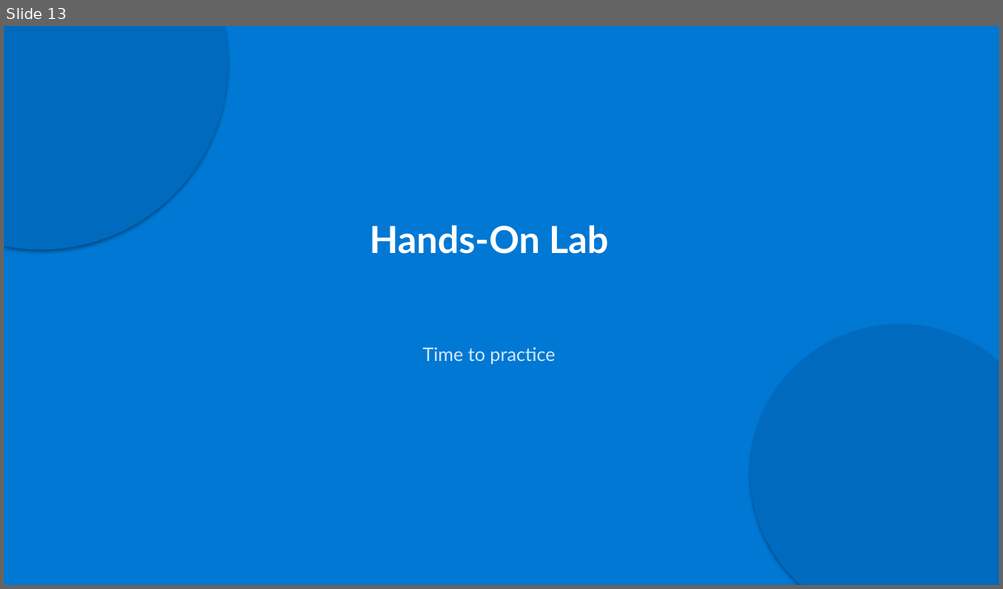
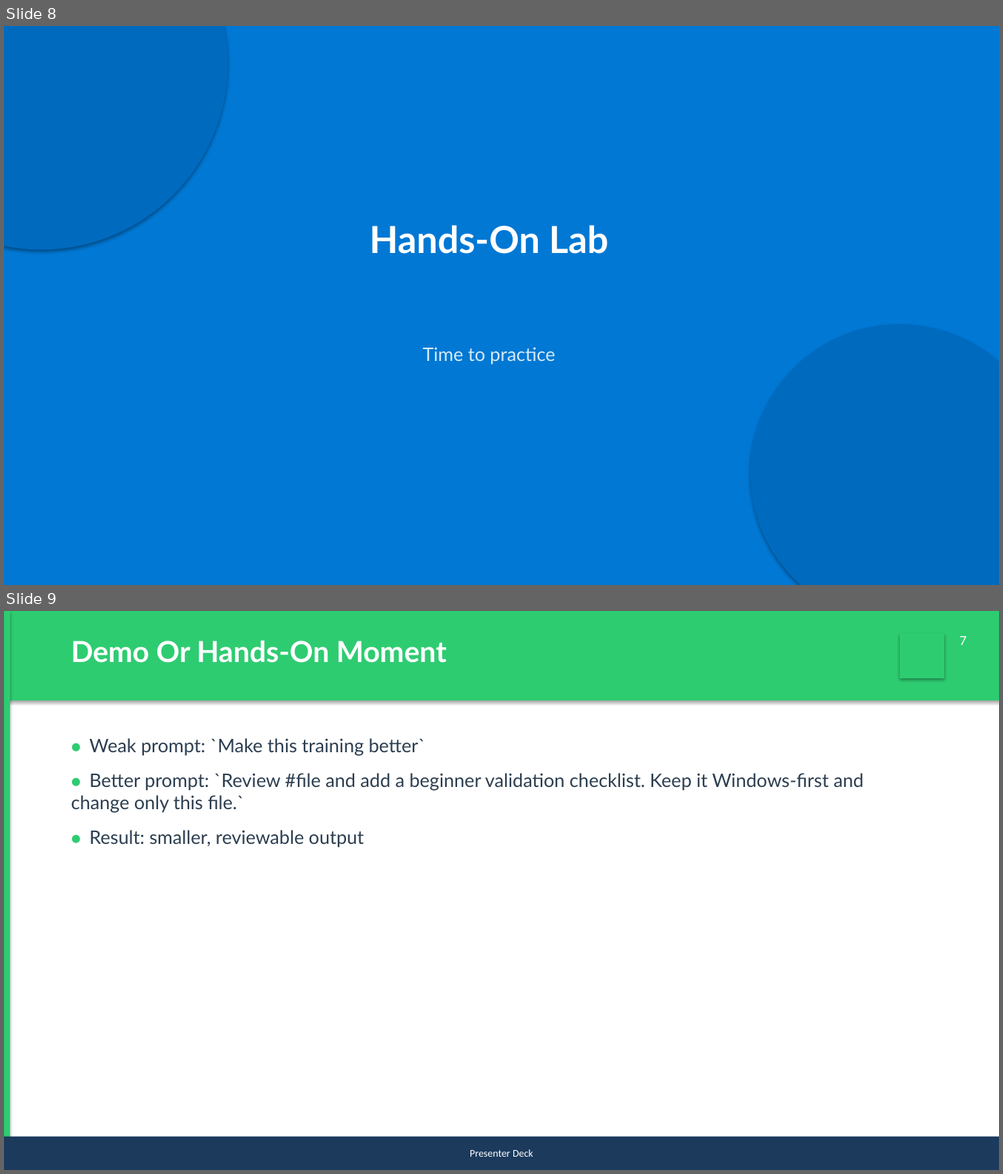
Before and after one commit to reyesry05/AI-Coding-Agent-Training, a slide deck: pptx-output/01-beginner-copilot-agent-best-practices.pptx. Shown one above the other, each under a label of ours: slide 13 before the commit, slides 8 and 9 after it. The pictures are 1003x589 and 1003x1174 pixels, drawn with LibreOffice and Linux fonts; fonts in the diff are those of the drawing. Boxes give left, top, right and bottom in pixels: in the first picture for what was removed or moved away, otherwise in the second. Text is boxed around its words. In the diff, an @@ line names an element or a change of style, - is before the commit and + after.

```diff
--- a/pptx-output/01-beginner-copilot-agent-best-practices.pptx
+++ b/pptx-output/01-beginner-copilot-agent-best-practices.pptx
@@ slide 9 added at <box>4,611,999,1170</box>, background #FFFFFF @@
@@ rectangle added at <box>4,611,999,701</box>, fill #2ECC71 @@
@@ rectangle added at <box>4,611,10,1170</box>, fill #2ECC71 @@
@@ text added at <box>71,641,447,663</box>, 28 pt, text #FFFFFF, bold @@
+Demo Or Hands-On Moment
@@ rectangle added at <box>899,633,944,678</box>, fill #2ECC71 @@
@@ text added at <box>959,636,967,645</box>, 12 pt, text #FFFFFF @@
+7
@@ text added at <box>71,738,864,848</box>, 18 pt, text #2C3E50 @@
+● Weak prompt: `Make this training better`
+● Better prompt: `Review #file and add a beginner validation checklist. Keep it Windows-first and change only this file.`
+● Result: smaller, reviewable output
@@ rectangle added at <box>4,1137,999,1170</box>, fill #1B3A5C, 10 pt, text #FFFFFF @@
+Presenter Deck
@@ what was slide 13 is now slide 8 @@
```
Also in this commit, not shown: 5 slides changed, 11 other slides added, 13 slides removed, 45 other files.
